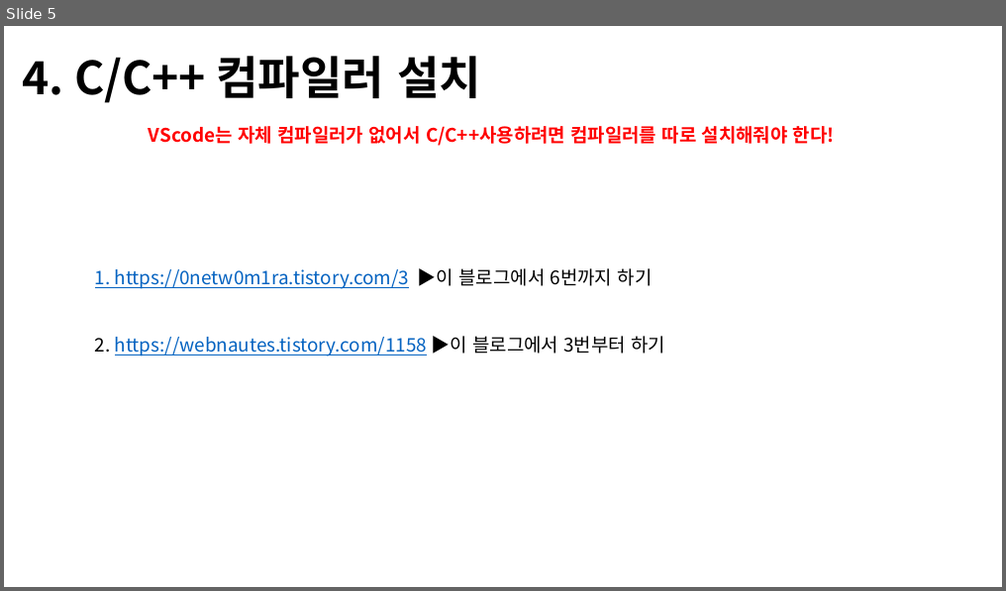
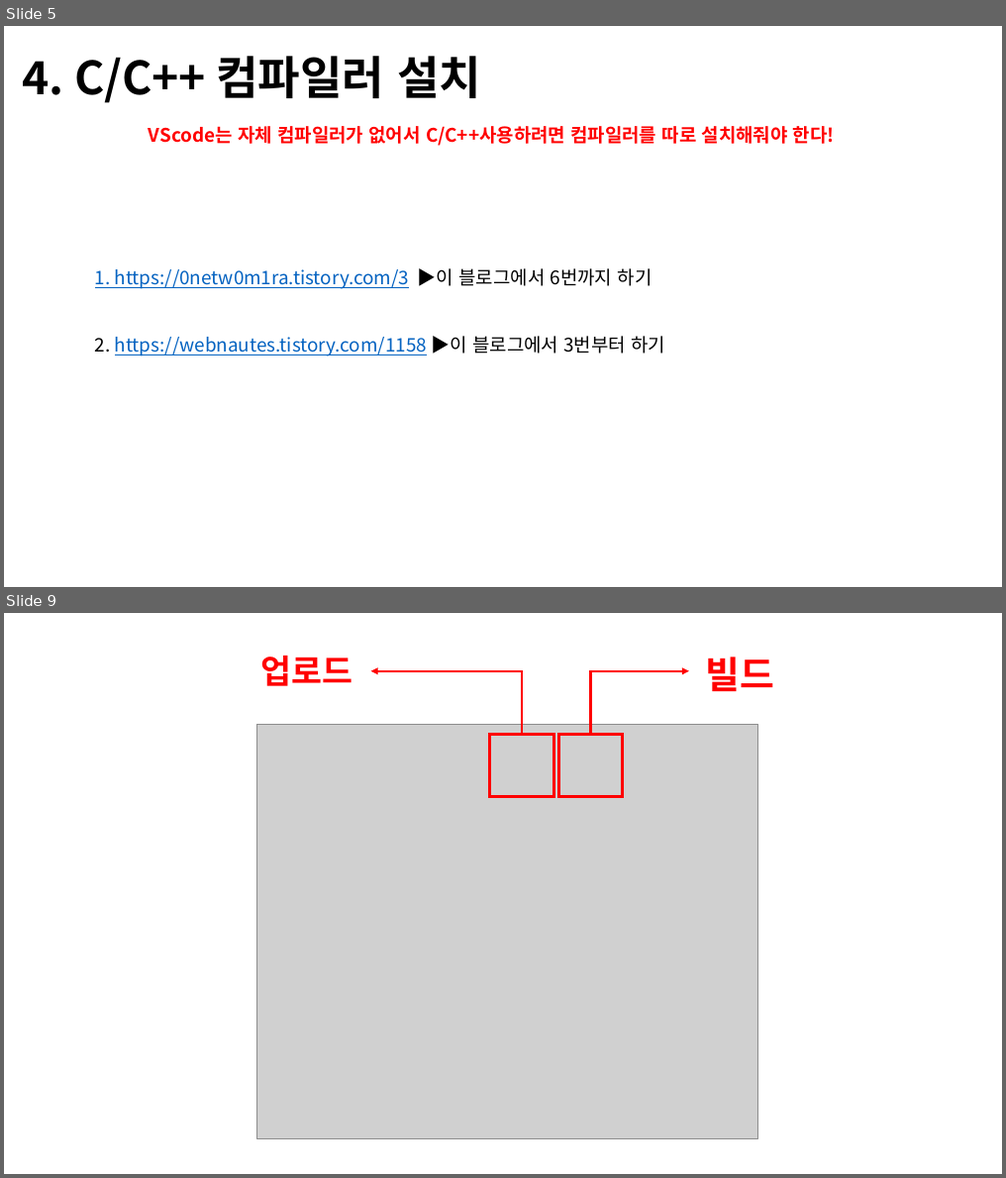
Before and after one commit to SILO-KSH/SILO-KSH, a slide deck: GitHub&VSCode&Arduino/Vscode아두이노.pptx. Shown one above the other, each under a label of ours: slide 5 before the commit, slides 5 and 9 after it; the slides between them are not shown. The pictures are 1006x591 and 1006x1178 pixels, drawn with LibreOffice and Linux fonts; fonts in the diff are those of the drawing; grey boxes stand for pictures. Boxes give left, top, right and bottom in pixels: in the first picture for what was removed or moved away, otherwise in the second. Text is boxed around its words. In the diff, an @@ line names an element or a change of style, - is before the commit and + after.

```diff
--- a/GitHub&VSCode&Arduino/Vscode아두이노.pptx
+++ b/GitHub&VSCode&Arduino/Vscode아두이노.pptx
@@ slide 9 added at (4,613,1002,1174), background #FFFFFF @@
@@ text added at (260,656,352,686), 32 pt, text #FF0000, bold @@
+업로드
@@ elbow arrow added from (522, 735) to (371, 671), #FF0000 2.25 pt @@
@@ elbow arrow added from (591, 735) to (689, 671), #FF0000 2.25 pt @@
@@ text added at (705,657,774,691), 36 pt, text #FF0000, bold @@
+빌드
@@ picture added at (257,725,758,1140) @@
@@ rectangle added at (490,735,553,796), outline #FF0000 3 pt @@
@@ rectangle added at (558,735,623,796), outline #FF0000 3 pt @@
```
Also in this commit, not shown: 1 slide changed, 5 other slides added, 1 slide removed, 1 other file.
